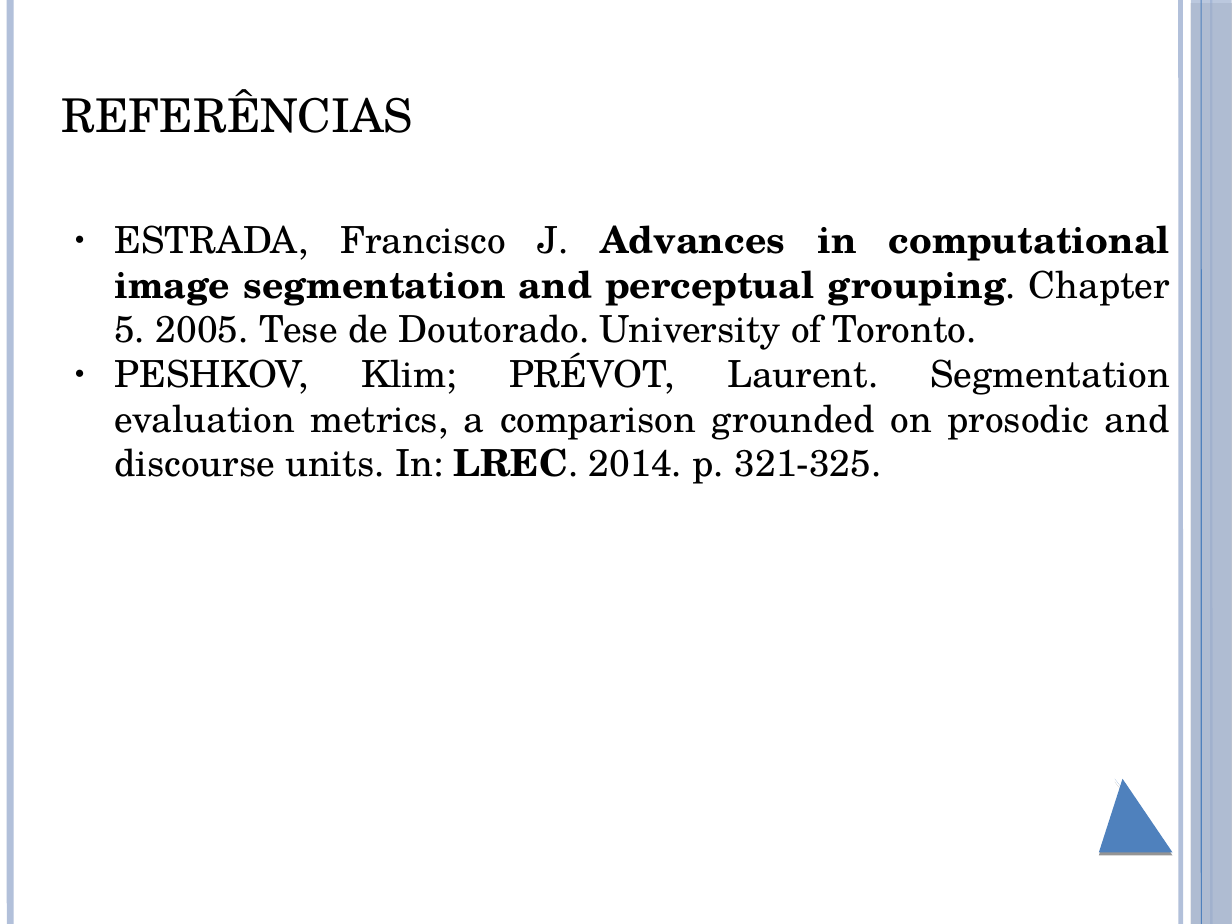
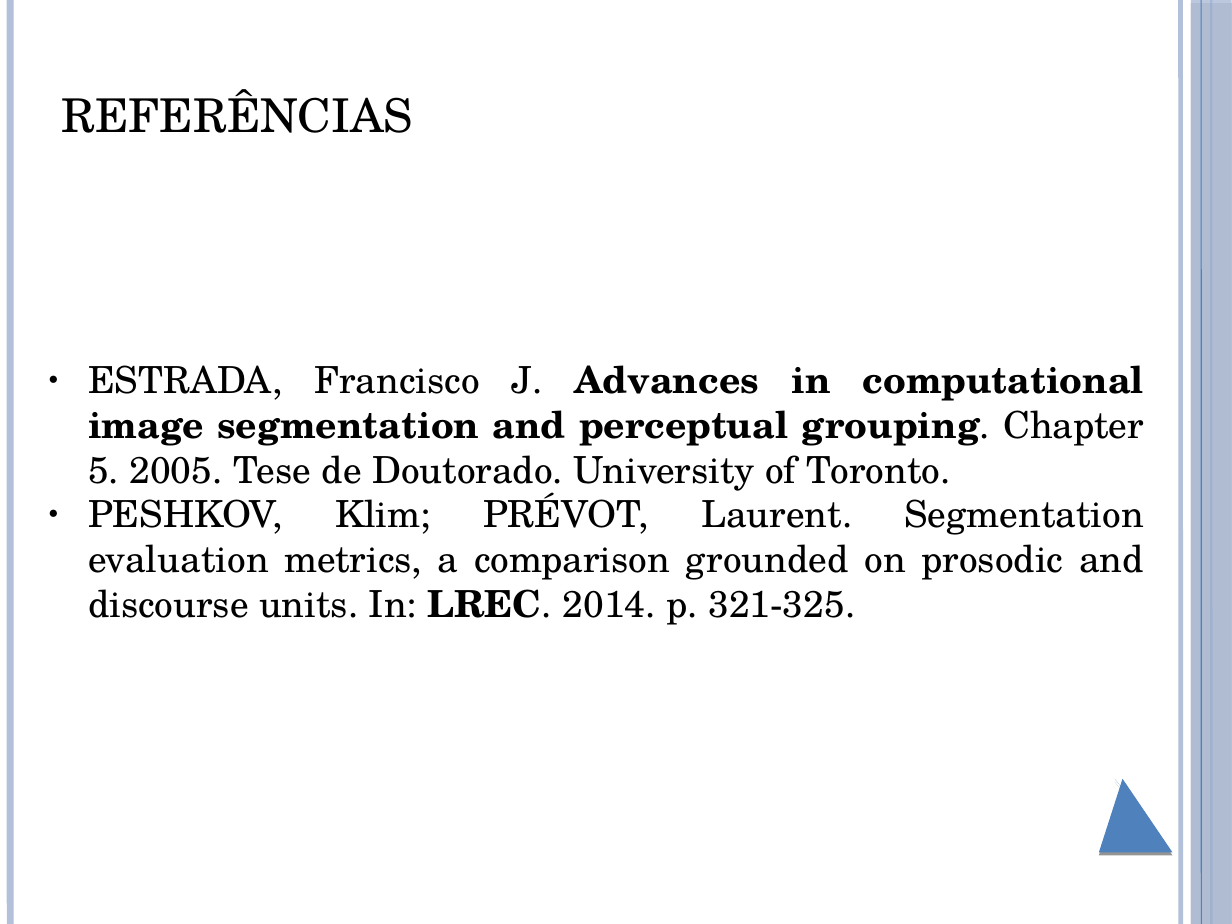
Before and after one commit to brunoliveira8/pdi, a slide deck: slide 26 of trabalho 6/apresentacao.pptx (slide 23 before the commit). Drawn at 1232x924 pixels with LibreOffice and Linux fonts; fonts in the diff are those of the drawing. Boxes give left, top, right and bottom in pixels: in the first picture for what was removed or moved away, otherwise in the second. Text is boxed around its words. In the diff, an @@ line names an element or a change of style, - is before the commit and + after.

```diff
--- a/trabalho 6/apresentacao.pptx
+++ b/trabalho 6/apresentacao.pptx
@@ text "ESTRADA, Francisco J. Advances in ..." moved from (x1=114, y1=225, x2=1170, y2=484) to (x1=88, y1=365, x2=1144, y2=625) @@
```
Also in this commit, not shown: 11 other slides changed, 3 slides added, 3 other files.
